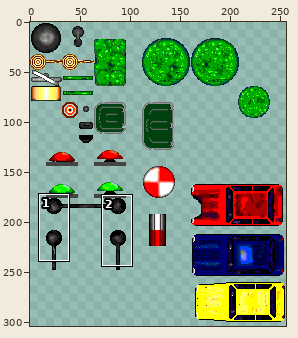
Sprite sheet, stored at Assets/Graph/images/mobilier_urbain.png. Above: a wide view before the commit, with the close-up outlined.
Close-up. Before the commit:
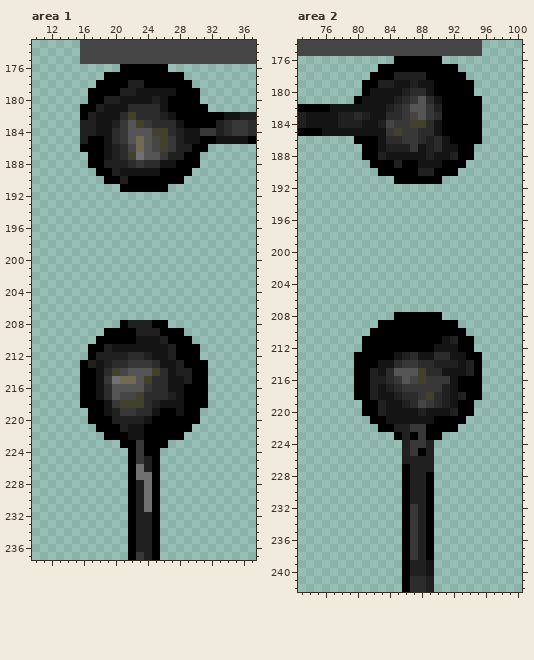
The file is 256x320 pixels. Colours within 5 levels of each other are drawn and written as one. Shown: area 1: x 10..37, y 173..237; area 2: x 73..100, y 174..242. The wide view leaves out empty margins. The commit also changed other parts of the picture, which this record leaves out.
The same view after the edit:
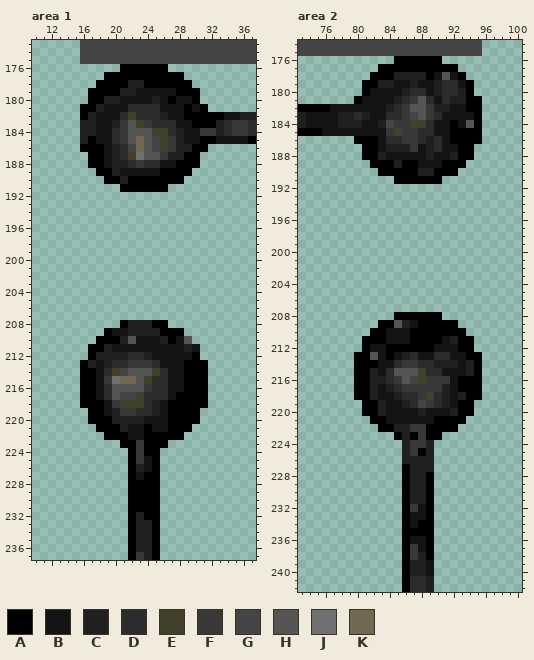
Palette (. is transparent): A #000000  B #141414  C #202020  D #2c2c2c  E #41412c  F #383838  G #454545  H #555555  J #717171  K #716951
From old to new:
Area 1:
y 180: x 28..29 AA -> BB
y 181: x 27..28 AA -> BB; x 30 A -> B
y 182: x 28 A -> B
y 183: x 29 A -> B
y 185: x 18 A -> B
y 188: x 19 C -> B
y 209: x 20..22 AAA -> BBC
y 210: x 21..22 AA -> CH; x 28..29 AA -> BH
y 211: x 27..30 CAAA -> BBCB
y 212: x 27..29 CAA -> BBB
y 213: x 28 C -> B
y 214: x 28..29 CC -> BA
y 215: x 29 C -> A
y 217: x 27..28 CB -> BA
y 218: x 27..28 BB -> AA
y 219: x 25..26 BA -> CB; x 28 B -> A
y 220..221: x 25..26 AA -> BB
y 225: x 24 C -> B
y 226: x 23..24 JC -> CB
y 227: x 23..24 JJ -> BA
y 228..231: x 23..24 CJ -> AA
y 232: x 24 C -> A
Area 2:
y 178: x 90..92 AAA -> BHB
y 179: x 90..93 AAAA -> CDDB
y 180: x 90..93 AAAA -> CDDC
y 181: x 91..93 AAA -> DCC
y 182: x 91..93 AAA -> CBB
y 183: x 91..94 AAAA -> BBBB
y 184: x 91 A -> B; x 93..94 AA -> BH
y 185: x 91 A -> B
y 209: x 85..87 AAA -> HCB
y 210..211: x 84..86 AAA -> BBB
y 212: x 82..83 AA -> BB
y 213: x 82..83 AA -> HB
y 232: x 88 C -> B
y 233: x 87..88 FC -> BB
y 234: x 87..88 FC -> BA
y 235: x 87..88 FC -> AA
y 236: x 87..88 FC -> BB
y 237: x 88 C -> B
